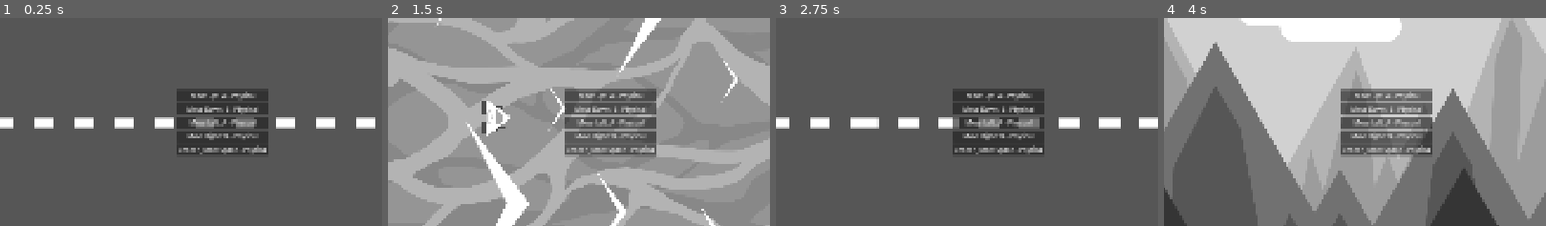
Above: before the commit, frames 1-4 (left to right).
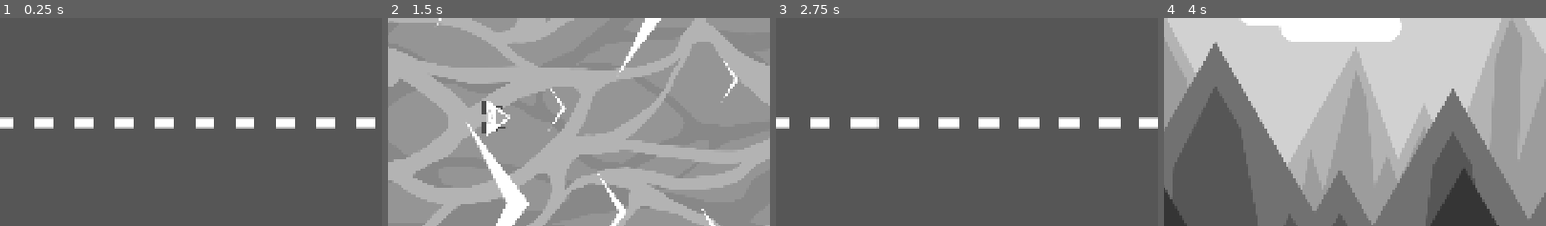
Above: after the commit, the same moments.

Repository: Yuna-Fr/AccessibilityGame
Game: Godot game, scene res://Scenes/Lvl_Circuit.tscn
Two runs of this game, one before a commit and one after it. Both use one fixed random seed, a clock stepped at 60 frames per second and the inputs below. Before the commit the project starts from res://Scenes/Lvl_Main.tscn.
Inputs:
- Up to frame 1 (0.25 s): no input
- Up to frame 2 (1.5 s): tap Enter at 0.5 s; hold D (Move_Right) from 0.53 s (still down); tap Q (SwapScene) at 0.6 s; tap W (Move_Up) at 0.77 s; tap Space (Action) at 1.35 s
- Up to frame 3 (2.75 s): tap W (Move_Up) at 1.52 s; tap Q (SwapScene) at 1.55, 2.1 s; release D (Move_Right) at 2.03 s; hold A (Move_Left) from 2.03 s (still down)
- Up to frame 4 (4 s): release A (Move_Left) at 2.78 s; hold D (Move_Right) from 2.78 s (still down); tap Q (SwapScene) at 2.85, 3.8 s; tap W (Move_Up) at 3.02, 3.77 s; hold Space (Action) from 3.53 s (still down)
The pictures show only the part of the screen within x 21-71%, y 25-75%; the shares and areas given below are measured in that part.

The runs differ from the first frame. In frame 1, 5.8% of the frame differs, in the area x 46-71%, y 33-66%; in frame 2, 6.2%; in frame 3, 5.8%; in frame 4, 6.7%, in the area x 46-71%, y 33-67%.
Error after the commit: Invalid call. Nonexistent function 'add_child' in base 'Nil'. (res://Scripts/S_ControllerShooter.gd:38)

Commit message:
change scene packed + sons + etc jsplus ahaha

Diff:
--- a/Scripts/Managers/S_GameManager.gd
+++ b/Scripts/Managers/S_GameManager.gd
@@ -4,12 +4,13 @@
 
 @export var scene : Array[PackedScene]
 
+
 var current_index : int = 0
 var current_scene : Node
 
 func _ready() -> void:
 	instance = self
-	swapScene(0)
+	#swapScene(0)
 
 func _physics_process(delta):
 	if Input.is_action_just_released("SwapScene"):
@@ -23,8 +24,9 @@
 		push_warning("Scene index out of range")
 		return
 
-	if current_scene: current_scene.queue_free()
-
+	#if current_scene: current_scene.queue_free()
+#
 	current_index = scene_index
-	current_scene = scene[scene_index].instantiate()
-	add_child(current_scene)
+	#current_scene = scene[scene_index].instantiate()
+	#add_child(current_scene)
+	get_tree().change_scene_to_packed(scene[scene_index])
--- a/project.godot
+++ b/project.godot
@@ -11,7 +11,7 @@
 [application]
 
 config/name="AccessibilityGame"
-run/main_scene="uid://cmgwi4v7lraen"
+run/main_scene="uid://ddlfwk1da0blt"
 config/features=PackedStringArray("4.6", "GL Compatibility")
 config/icon="res://icon.svg"
 
Not shown, added: Sound/Music/Music01.wav.import
Not shown, added: Sound/Music/Music01.wav
